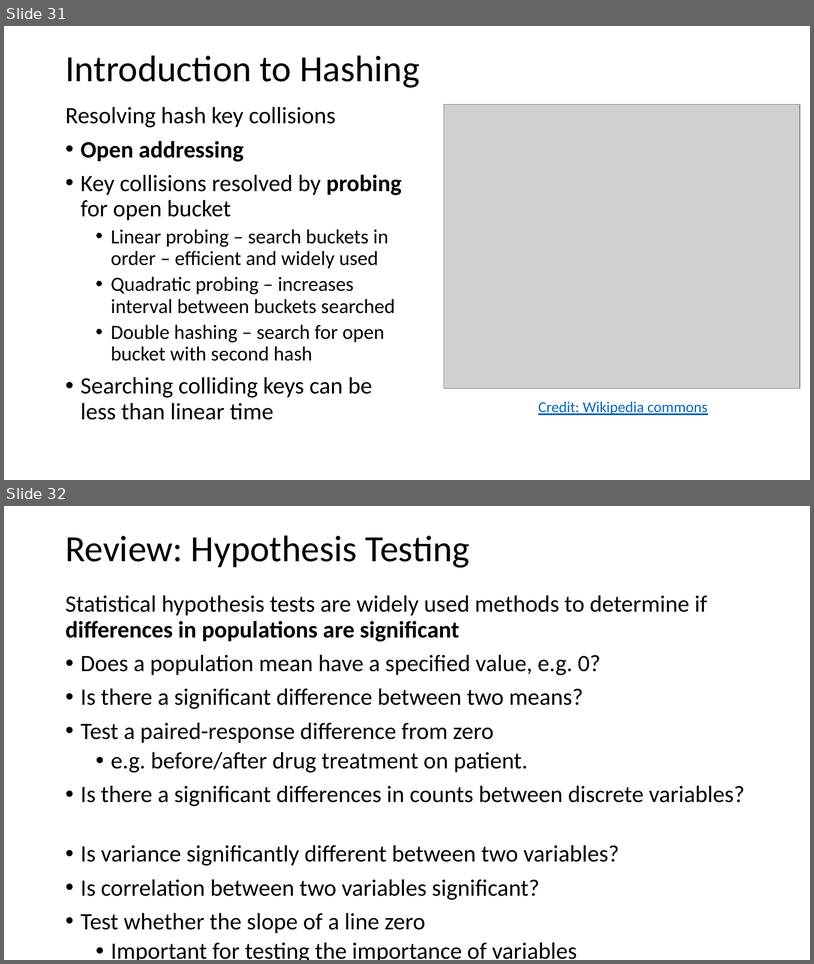
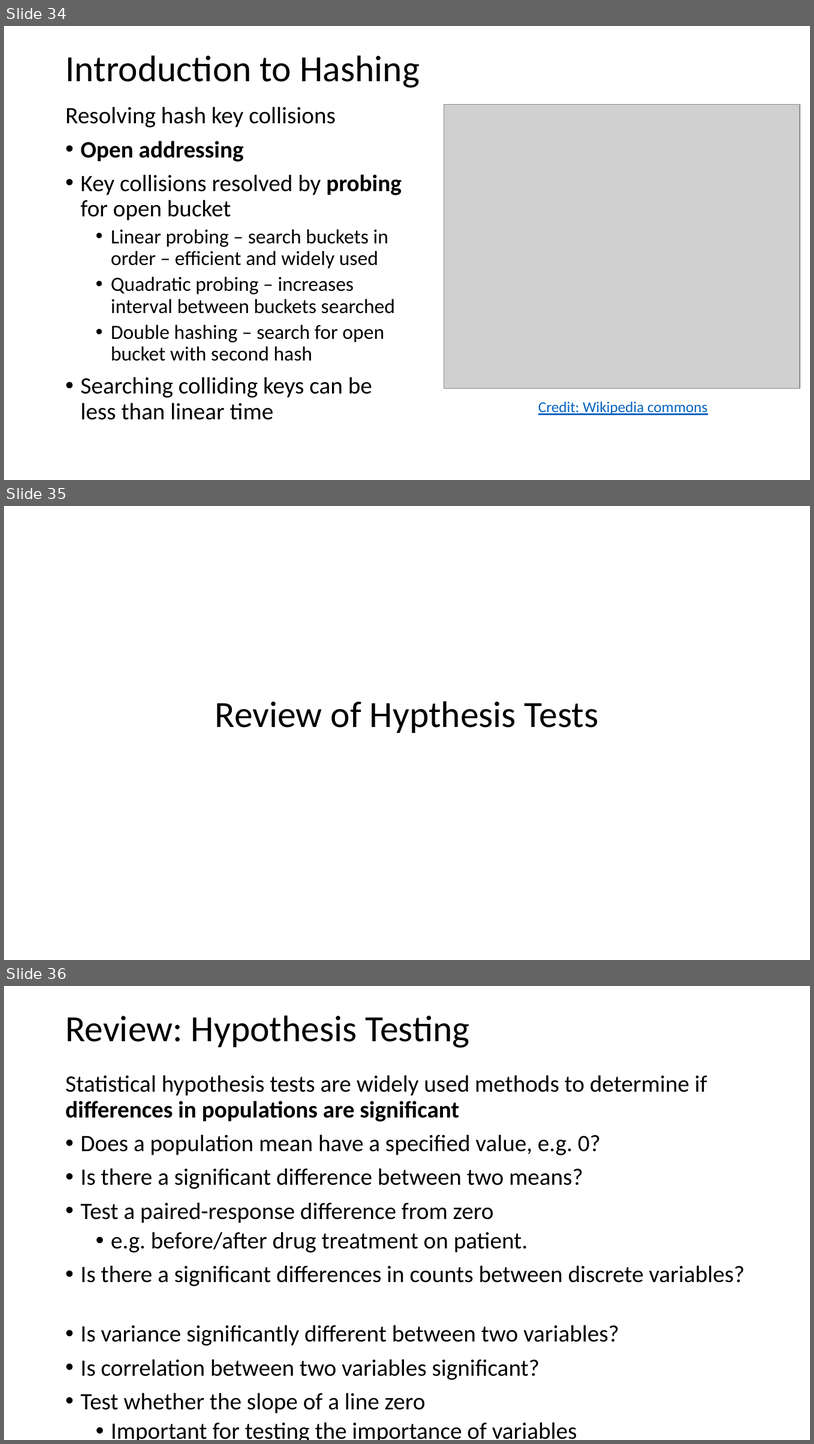
Before and after one commit to StephenElston/CSCI-E-108, a slide deck: slides/1_Introduction.pptx. Shown one above the other, each under a label of ours: slides 31 and 32 before the commit, slides 34, 35 and 36 after it. The pictures are 814x964 and 814x1444 pixels, drawn with LibreOffice and Linux fonts; fonts in the diff are those of the drawing; grey boxes stand for pictures. Boxes give left, top, right and bottom in pixels: in the first picture for what was removed or moved away, otherwise in the second. Text is boxed around its words. In the diff, an @@ line names an element or a change of style, - is before the commit and + after.

```diff
--- a/slides/1_Introduction.pptx
+++ b/slides/1_Introduction.pptx
@@ slide 35 added at (x1=4, y1=506, x2=810, y2=960), background #FFFFFF @@
@@ title added at (x1=215, y1=701, x2=599, y2=733), 44 pt, text #000000 @@
+Review of Hypthesis Tests
@@ what was slide 31 is now slide 34 @@
@@ what was slide 32 is now slide 36 @@
```
Also in this commit, not shown: 5 other slides added.
